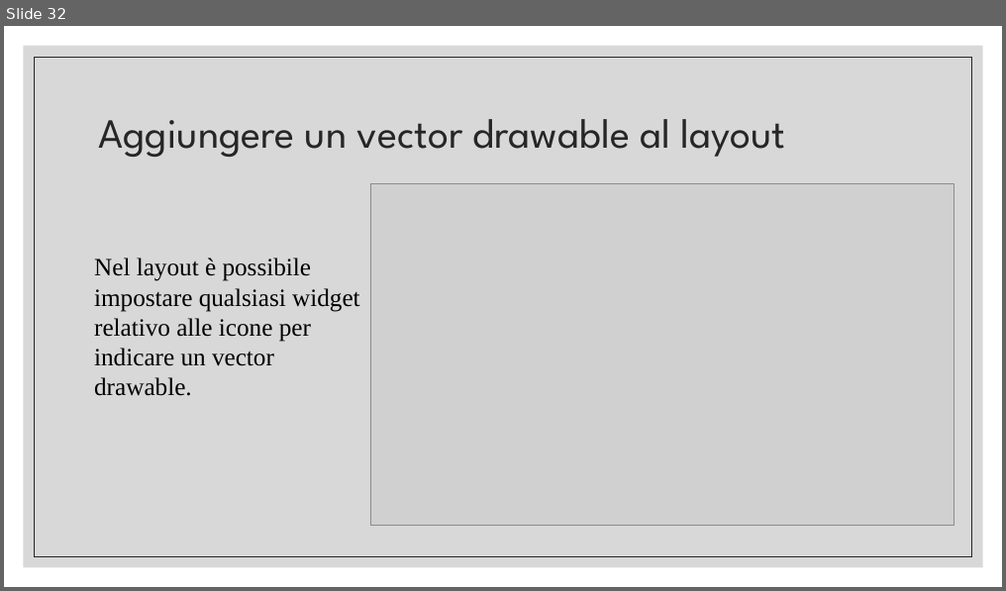
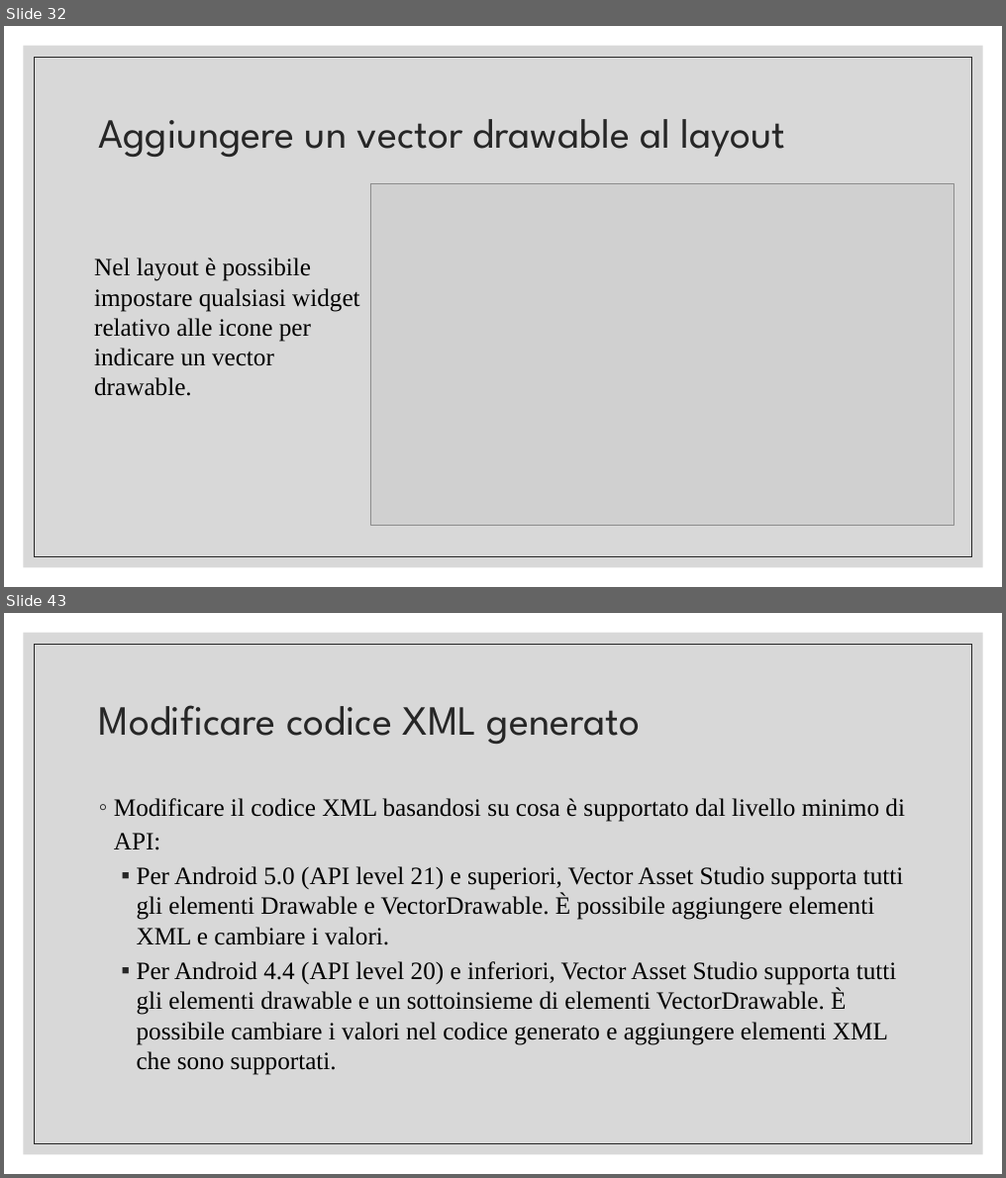
Before and after one commit to tizianotaglienti/Colleghi-Ristretti, a slide deck: Vector asset studio.pptx. Shown one above the other, each under a label of ours: slide 32 before the commit, slides 32 and 43 after it; the slides between them are not shown. The pictures are 1006x591 and 1006x1178 pixels, drawn with LibreOffice and Linux fonts; fonts in the diff are those of the drawing; grey boxes stand for pictures. Boxes give left, top, right and bottom in pixels: in the first picture for what was removed or moved away, otherwise in the second. Text is boxed around its words. In the diff, an @@ line names an element or a change of style, - is before the commit and + after.

Commit message:
50 slide power point, aggiungere screen

```diff
--- a/Vector asset studio.pptx
+++ b/Vector asset studio.pptx
@@ slide 43 added at (x1=4, y1=613, x2=1002, y2=1174), background #FFFFFF; not listed: 2 template elements that a slide beside it also shows @@
@@ title added at (x1=99, y1=705, x2=640, y2=744), 40 pt, text #262626 @@
+Modificare codice XML generato
@@ text added at (x1=114, y1=798, x2=905, y2=1075), 24 pt, text #000000 @@
+◦ Modificare il codice XML basandosi su cosa è supportato dal livello minimo di API:
+  ▪ Per Android 5.0 (API level 21) e superiori, Vector Asset Studio supporta tutti gli elementi Drawable e VectorDrawable. È possibile aggiungere elementi XML e cambiare i valori.
+  ▪ Per Android 4.4 (API level 20) e inferiori, Vector Asset Studio supporta tutti gli elementi drawable e un sottoinsieme di elementi VectorDrawable. È possibile cambiare i valori nel codice generato e aggiungere elementi XML che sono supportati.
```
Also in this commit, not shown: 21 slides changed, 7 other slides added, 2 slides removed, 1 other file.
